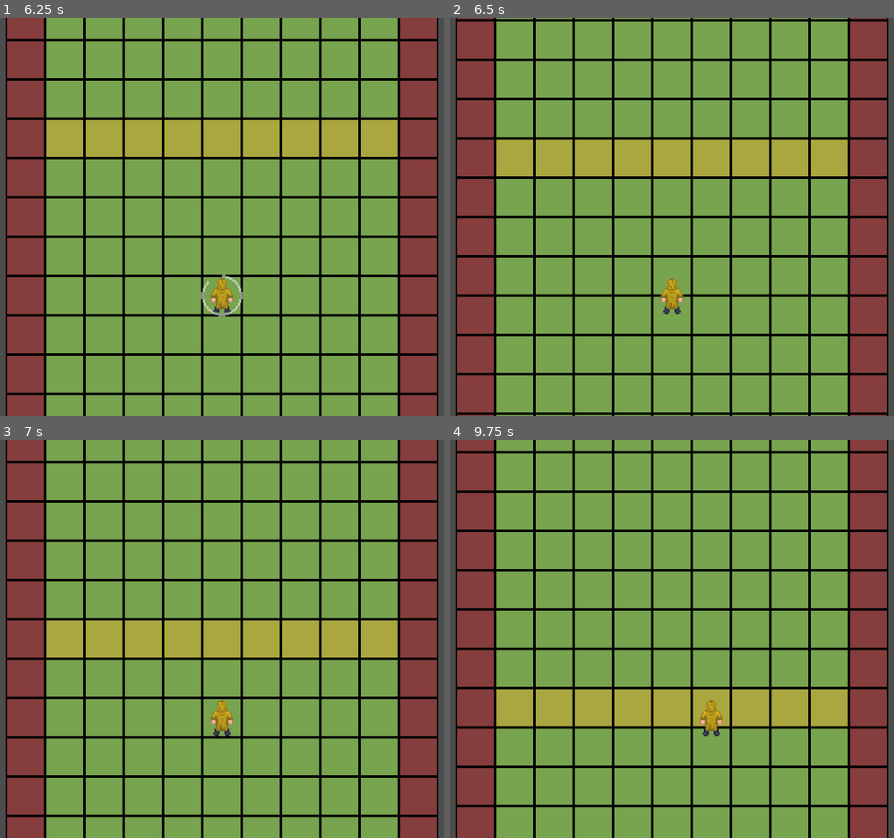
Above: before the commit, frames 1-4 (two rows, left to right).
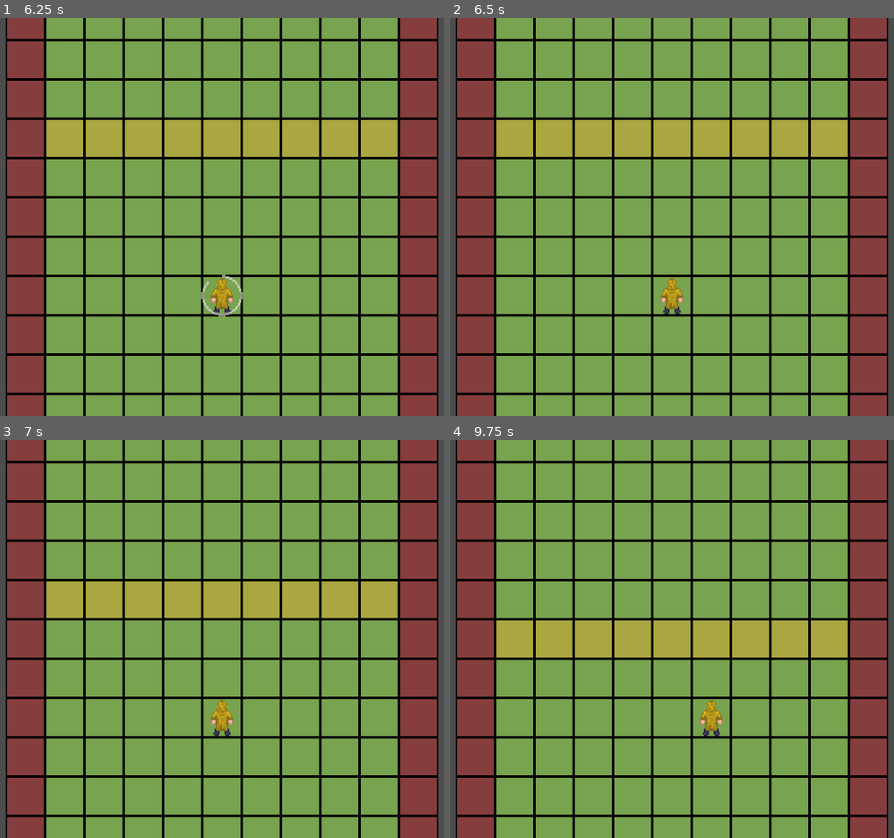
Above: after the commit, the same moments.

Repository: MoustachedMamba/RVCHRNNR
Game: Godot game, scene res://Game.tscn
Two runs of this game, one before a commit and one after it. Both use one fixed random seed, a clock stepped at 60 frames per second and the inputs below. Sound files missing from this copy of the repository are replaced by a short silence.
Inputs:
- Up to frame 1 (6.25 s): tap Enter at 0.5, 2, 5 s; hold A (a) 0.53-1.28 s; tap D (d) at 0.8, 1.35, 3.8, 4.35 s; tap Space at 1.25, 2.75, 5.75 s; tap S (s) at 1.55, 4.55 s; hold S (s) 2.03-2.78 s; tap W (w) at 2.3, 2.85, 5.3, 5.85 s; tap A (a) at 3.05, 6.05 s; hold A (a) 3.53-4.28 s; hold S (s) 5.03-5.78 s
- Up to frame 2 (6.5 s): no input
- Up to frame 3 (7 s): hold A (a) from 6.53 s (still down); tap D (d) at 6.8 s
- Up to frame 4 (9.75 s): release A (a) at 7.28 s; tap D (d) at 7.35 s; tap S (s) at 7.55 s; hold S (s) 8.03-8.78 s; tap W (w) at 8.3, 8.85 s; tap A (a) at 9.05 s; hold A (a) from 9.53 s (still down)

Frame 1 is identical in both runs. In frame 2, 20% of the frame differs, in the area x 1-99%, y 0-100%; in frame 3, 14%; in frame 4, 26%, in the area x 1-99%, y 2-95%.

Commit message:
Update Looking.gd
- More sync

Diff:
--- a/Scenes/FSM/PlayerController/Looking.gd
+++ b/Scenes/FSM/PlayerController/Looking.gd
@@ -6,6 +6,7 @@
 	tween.tween_property(player.progress_bar, "value", 100, 1.848)
 	await tween.finished
 	player.progress_bar.value = 0
+	await player.step_timer.timeout
 	state_machine._transition_to_next_state(MOVING)
 
 func exit() -> void:
